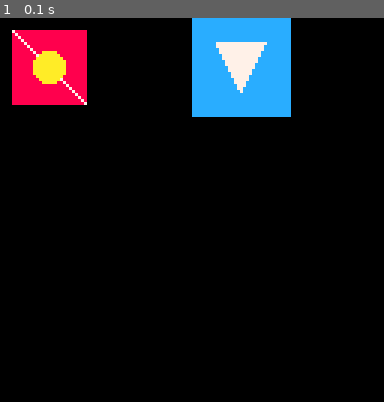
Above: before the commit, frame 1.
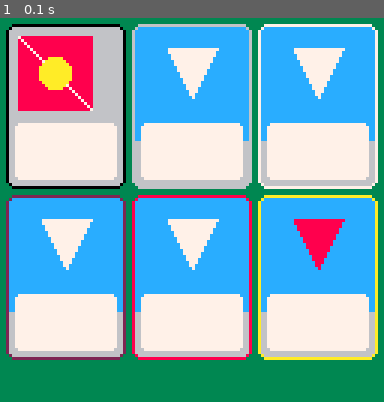
Above: after the commit, the same moment.

Repository: esalavat/PicoCardCollector
Game: PICO-8 cartridge pcc.p8
The game is run twice, just before and just after one commit, with the same random seed, the same clock (stepped at 60 frames per second) and the same inputs.
Inputs:
- Up to frame 1 (0.1 s): no input

The runs differ from the first frame. In frame 1, 92% of the frame differs, in the area x 0-100%, y 0-100%.

Commit message:
Added card background, border, and info to card renderer

Diff:
--- a/cards/card.lua
+++ b/cards/card.lua
@@ -29,6 +29,15 @@
         elseif cmd == "tri" then
             local x1, y1, x2, y2, x3, y3, col = shape[2], shape[3], shape[4], shape[5], shape[6], shape[7], shape[8]
             p01_triangle_163(x+x1,y+y1,x+x2,y+y2,x+x3,y+y3,col)
+        elseif cmd == "cardbg" then
+            local x1, y1, col = shape[2], shape[3], shape[4]
+            draw_card_bg(x+x1,y+y1,col)
+        elseif cmd == "cardinfo" then
+            local x1, y1, col = shape[2], shape[3], shape[4]
+            draw_card_info(x+x1,y+y1,col)
+        elseif cmd == "cardborder" then
+            local x1, y1, col = shape[2], shape[3], shape[4]
+            draw_card_border(x+x1,y+y1,col)
         end
     end
 end
--- a/cards/cardbackground.lua
+++ b/cards/cardbackground.lua
@@ -1,17 +1,20 @@
-function draw_card_bg(x,y,col_border,col_bg,col_info_bg)
-	--background
-	rectfill(x+1,y+1,x+38,y+53,col_bg)
-	line(x+2,y,x+37,y,col_border)
-	line(x+2,y+54,x+37,y+54,col_border)
-	line(x,y+2,x,y+52,col_border)
-	line(x+39,y+2,x+39,y+52,col_border)
-	pset(x+1,y+1,col_border)
-	pset(x+38,y+1,col_border)
-	pset(x+38,y+53,col_border)
-	pset(x+1,y+53,col_border)
+function draw_card_bg(x,y,col)
+	rectfill(x+1,y+1,x+38,y+53,col)
+end
 
-	--info box
-	rectfill(x+4,y+33,x+35,y+51,col_info_bg)
-	line(x+3,y+34,x+3,y+50,col_info_bg)
-	line(x+36,y+34,x+36,y+50,col_info_bg)
+function draw_card_border(x,y,col)
+	line(x+2,y,x+37,y,col)
+	line(x+2,y+54,x+37,y+54,col)
+	line(x,y+2,x,y+52,col)
+	line(x+39,y+2,x+39,y+52,col)
+	pset(x+1,y+1,col)
+	pset(x+38,y+1,col)
+	pset(x+38,y+53,col)
+	pset(x+1,y+53,col)
 end
+
+function draw_card_info(x,y,col)
+	rectfill(x+4,y+33,x+35,y+51,col)
+	line(x+3,y+34,x+3,y+50,col)
+	line(x+36,y+34,x+36,y+50,col)
+end
--- a/cards/cards.lua
+++ b/cards/cards.lua
@@ -2,16 +2,62 @@
 	card:new(
         1,
         {
+            { "cardbg", 0, 0, 6},
             { "rectfill", 4, 4, 28, 28, 8 },
             { "line", 4, 4, 28, 28, 7 },
             { "circfill", 16, 16, 5, 10 },
+            { "cardinfo", 0, 0, 7},
+            { "cardborder", 0, 0, 0}
         }
     ),
     card:new(
         2,
         {
-            { "rectfill", 0, 0, 32, 32, 12 },
-            { "tri", 8, 8, 24, 8, 16, 24, 7 },
+            { "cardbg", 0, 0, 6},
+            { "rectfill", 1, 1, 38, 38, 12 },
+            { "tri", 12, 8, 28, 8, 20, 24, 7 },
+            { "cardinfo", 0, 0, 7},
+            { "cardborder", 0, 0, 6}
+        }
+    ),
+    card:new(
+        3,
+        {
+            { "cardbg", 0, 0, 6},
+            { "rectfill", 1, 1, 38, 38, 12 },
+            { "tri", 12, 8, 28, 8, 20, 24, 7 },
+            { "cardinfo", 0, 0, 7},
+            { "cardborder", 0, 0, 7}
+        }
+    ),
+    card:new(
+        4,
+        {
+            { "cardbg", 0, 0, 6},
+            { "rectfill", 1, 1, 38, 38, 12 },
+            { "tri", 12, 8, 28, 8, 20, 24, 7 },
+            { "cardinfo", 0, 0, 7},
+            { "cardborder", 0, 0, 2}
+        }
+    ),
+    card:new(
+        5,
+        {
+            { "cardbg", 0, 0, 6},
+            { "rectfill", 1, 1, 38, 38, 12 },
+            { "tri", 12, 8, 28, 8, 20, 24, 7 },
+            { "cardinfo", 0, 0, 7},
+            { "cardborder", 0, 0, 8}
+        }
+    ),
+    card:new(
+        6,
+        {
+            { "cardbg", 0, 0, 6},
+            { "rectfill", 1, 1, 38, 38, 12 },
+            { "tri", 12, 8, 28, 8, 20, 24, 8 },
+            { "cardinfo", 0, 0, 7},
+            { "cardborder", 0, 0, 10}
         }
     )
 }
--- a/main.lua
+++ b/main.lua
@@ -3,11 +3,13 @@
 end
 
 function _draw()
-	cls()
-	--draw_background()
-	--draw_card_bg(5,5,0,7,12)
-	cards[1]:render(0,0)
-	cards[2]:render(64,0)
+	draw_background()
+	cards[1]:render(2,2)
+	cards[2]:render(44,2)
+	cards[3]:render(86,2)
+	cards[4]:render(2,59)
+	cards[5]:render(44,59)
+	cards[6]:render(86,59)
 end
 
 function draw_background()
